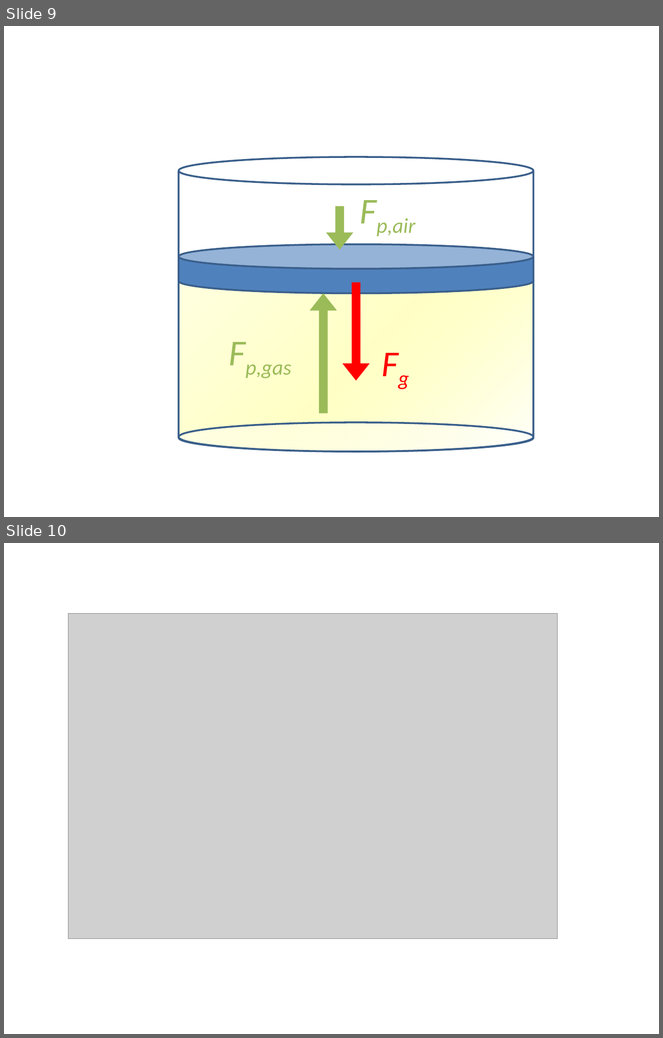
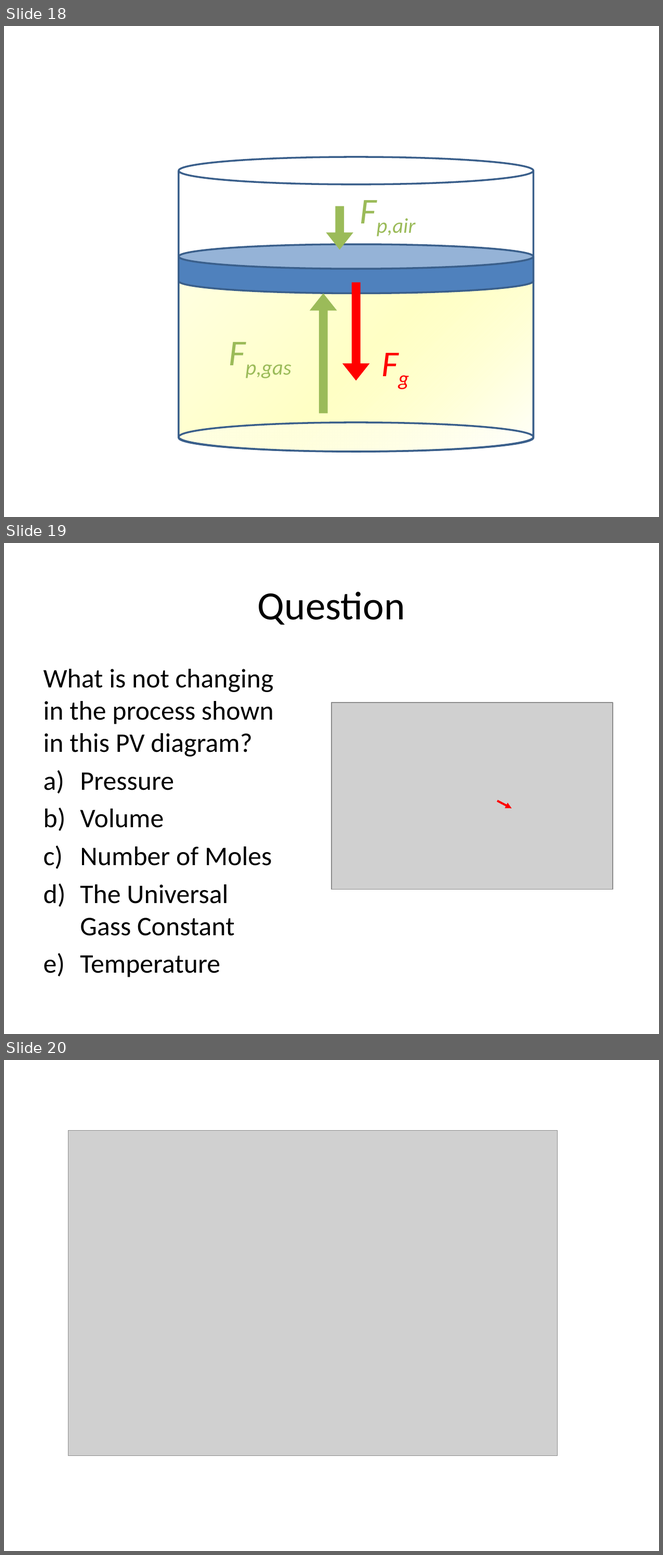
Before and after one commit to rtlines/Introductory-Physics-II, a slide deck: Lecture_Slides/PH 123 Lecture 35.pptx. Shown one above the other, each under a label of ours: slides 9 and 10 before the commit, slides 18, 19 and 20 after it. The pictures are 663x1038 and 663x1555 pixels, drawn with LibreOffice and Linux fonts; fonts in the diff are those of the drawing; grey boxes stand for pictures. Boxes give left, top, right and bottom in pixels: in the first picture for what was removed or moved away, otherwise in the second. Text is boxed around its words. In the diff, an @@ line names an element or a change of style, - is before the commit and + after.

```diff
--- a/Lecture_Slides/PH 123 Lecture 35.pptx
+++ b/Lecture_Slides/PH 123 Lecture 35.pptx
@@ slide 19 added at bbox=[4, 543, 659, 1034], background #FFFFFF @@
@@ title added at bbox=[258, 591, 405, 625], 44 pt, text #000000 @@
+Question
@@ text added at bbox=[44, 669, 274, 978], 29.6 pt, text #000000 @@
+What is not changing in the process shown in this PV diagram?
+a) Pressure
+b) Volume
+c) Number of Moles
+d) The Universal Gass Constant
+e) Temperature
@@ picture added at bbox=[332, 703, 613, 890] @@
@@ arrow added from (497, 801) to (512, 808), #FF0000 2.25 pt @@
@@ what was slide 9 is now slide 18 @@
@@ what was slide 10 is now slide 20 @@
```
Also in this commit, not shown: 3 slides changed, 12 other slides added, 1 slide removed, 23 other files.
